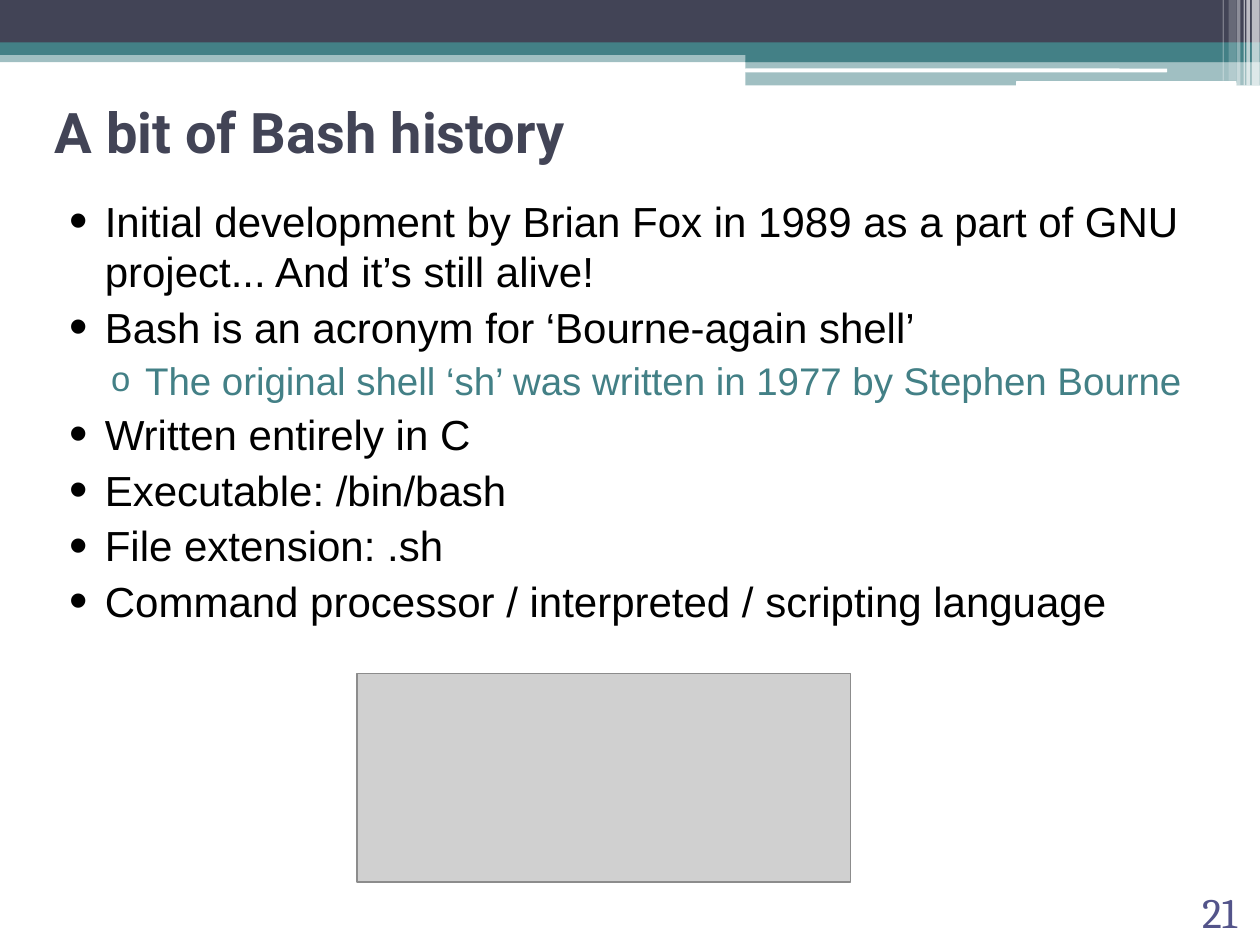
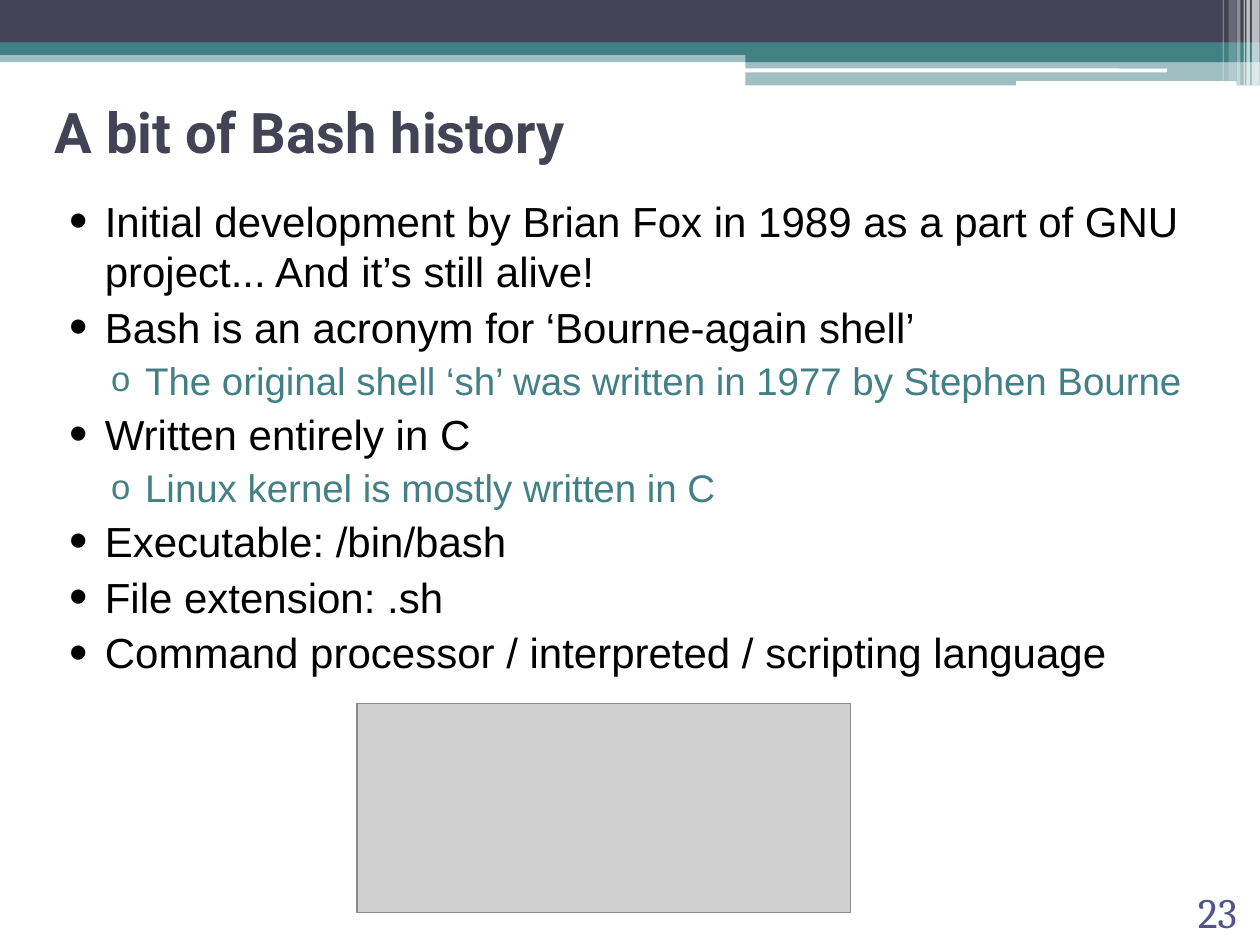
Before and after one commit to abilandz/PH8124, a slide deck: slide 23 of Lecture_1/ABilandzic_PH8124_SS2022.pptx (slide 21 before the commit). Drawn at 1260x945 pixels with LibreOffice and Linux fonts; fonts in the diff are those of the drawing; grey boxes stand for pictures; background and template pictures are left out. Boxes give left, top, right and bottom in pixels: in the first picture for what was removed or moved away, otherwise in the second. Text is boxed around its words. In the diff, an @@ line names an element or a change of style, - is before the commit and + after.

```diff
--- a/Lecture_1/ABilandzic_PH8124_SS2022.pptx
+++ b/Lecture_1/ABilandzic_PH8124_SS2022.pptx
@@ text at (x1=145, y1=474, x2=715, y2=510): paragraph added @@
+  o Linux kernel is mostly written in C
@@ picture moved from (x1=357, y1=673, x2=850, y2=882) to (x1=357, y1=703, x2=850, y2=912) @@
@@ page number at (x1=1198, y1=900, x2=1237, y2=929): text changed @@
-21
+23
```
Also in this commit, not shown: 8 other slides changed, 3 slides added, 1 other file.
